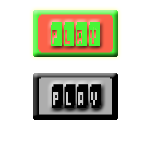
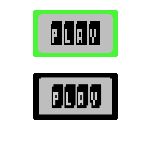
Layered file, before and after one edit (144×144). Changes by layer:
painted on "PLAY copy" over [51, 21, 100, 46]
painted on "Rounded Rectangle 1 copy" over [33, 10, 118, 57]
painted on "Rounded Rectangle 1" over [39, 78, 112, 114]
